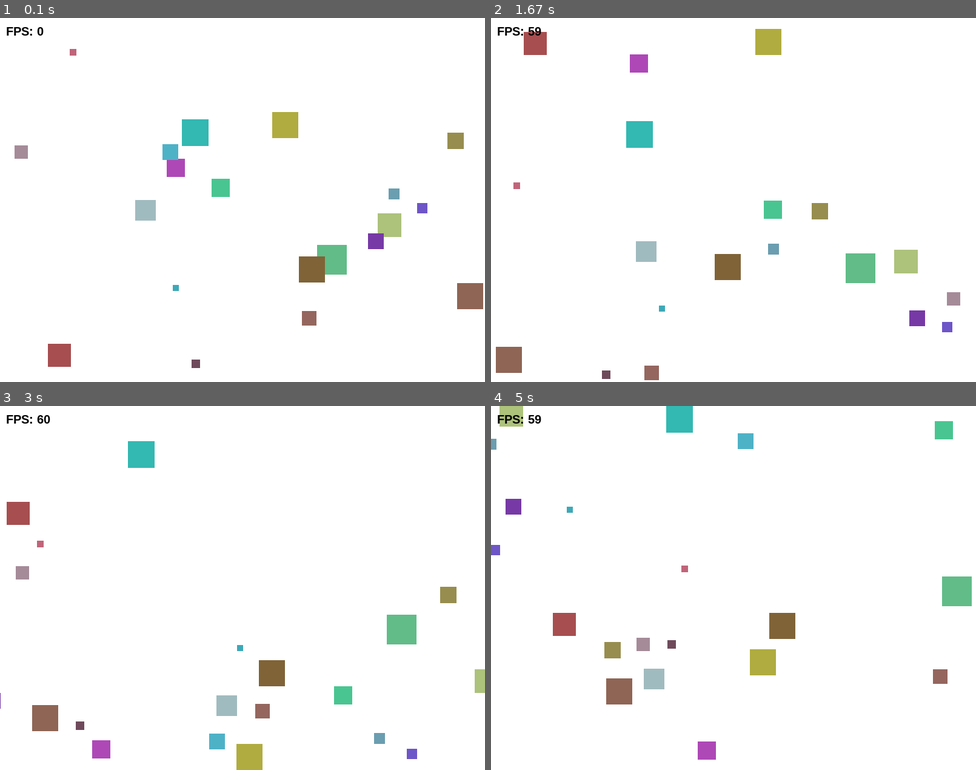
Above: before the commit, frames 1-4 (two rows, left to right).
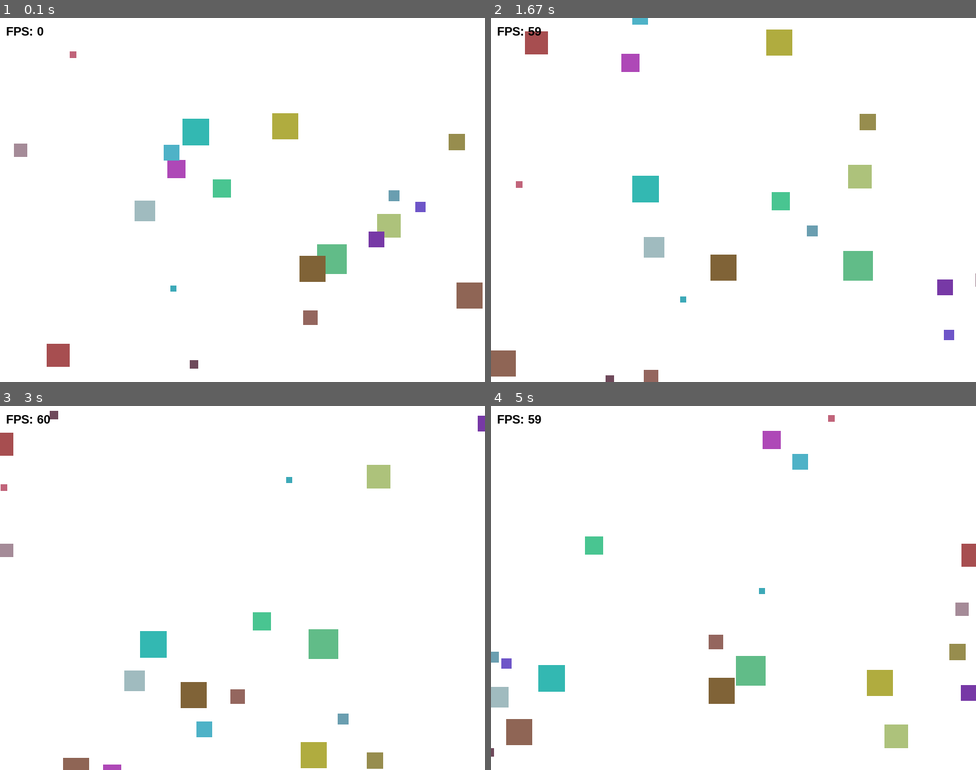
Above: after the commit, the same moments.

Repository: demod-s-tmg/lab8-pygame
Game: pygame game, started from main.py
The game is run twice, just before and just after one commit, with the same random seed, the same clock (stepped at 60 frames per second) and the same inputs.
Inputs:
- Up to frame 1 (0.1 s): no input
- Up to frame 2 (1.67 s): no input
- Up to frame 3 (3 s): no input
- Up to frame 4 (5 s): no input

The runs differ from the first frame. In frame 1, 0.6% of the frame differs, in the area x 2-100%, y 8-97%; in frame 2, 4.2%; in frame 3, 7.4%; in frame 4, 7.8%, in the area x 0-100%, y 0-98%.

Commit message:
finishing up lab 11

Diff:
--- a/main.py
+++ b/main.py
@@ -10,15 +10,14 @@
 NUM_SQUARES = 20
 MIN_SIZE = 10
 MAX_SIZE = 50
-GLOBAL_MAX_SPEED = 4.0
+GLOBAL_MAX_SPEED = 240
 V_MAX = GLOBAL_MAX_SPEED
-V_MIN = 1.0
+V_MIN = 60
+
 JITTER_PROBABILITY = 0.04
 MAX_JITTER_ANGLE = 0.12
 
 FLEE_RADIUS = 60
-
-# Added a slightly larger radius for the chase behavior.
 CHASE_RADIUS = 90
 
 BACKGROUND_COLOR = (255, 255, 255)
@@ -46,14 +45,10 @@
             random.randint(50, 200),
         )
 
-        # Record the exact time this square was created.
         self.birth_time: int = pygame.time.get_ticks()
-        # Random lifespan between 30 and 180 seconds, converted to milliseconds.
         self.lifespan: float = random.uniform(30.0, 180.0) * 1000
 
-        # Duplicated the flee pattern but reversed the logic to chase smaller squares
-
-    def chase(self, others: List["Square"]):
+    def chase(self, others: List["Square"]) -> None:
         chase_vx = 0
         chase_vy = 0
         count = 0
@@ -65,12 +60,10 @@
             if other is self:
                 continue
 
-            # Check if I am bigger than the other square
             if self.size > other.size:
                 other_center_x = other.x + other.size / 2
                 other_center_y = other.y + other.size / 2
 
-                # Calculate vector TOWARDS the other square
                 dx = other_center_x - center_x
                 dy = other_center_y - center_y
                 dist = math.hypot(dx, dy)
@@ -80,14 +73,13 @@
                     chase_vy += dy / dist
                     count += 1
 
-        # If we found prey, update our velocity towards them
         if count > 0:
             mag = math.hypot(chase_vx, chase_vy)
             if mag > 0:
                 self.vx = (chase_vx / mag) * self.max_speed
                 self.vy = (chase_vy / mag) * self.max_speed
 
-    def flee(self, others: List["Square"]):
+    def flee(self, others: List["Square"]) -> None:
         flee_vx = 0
         flee_vy = 0
         count = 0
@@ -118,8 +110,9 @@
                 self.vx = (flee_vx / mag) * self.max_speed
                 self.vy = (flee_vy / mag) * self.max_speed
 
-    def update(self):
-        if random.random() < JITTER_PROBABILITY:
+    def update(self, dt: float) -> None:
+        # Adjusted jitter probability to be frame-rate independent
+        if random.random() < JITTER_PROBABILITY * (dt * 60):
             current_angle = math.atan2(self.vy, self.vx)
             jitter = random.uniform(-MAX_JITTER_ANGLE, MAX_JITTER_ANGLE)
             new_angle = current_angle + jitter
@@ -128,10 +121,10 @@
             self.vx = math.cos(new_angle) * speed
             self.vy = math.sin(new_angle) * speed
 
-        self.x += self.vx
-        self.y += self.vy
-
-        # Screen Wrapping instead of Hard Boundaries to prevent wall pinning
+        # Multiplied velocity by delta time
+        self.x += self.vx * dt
+        self.y += self.vy * dt
+
         if self.x < -self.size:
             self.x = SCREEN_WIDTH
         elif self.x > SCREEN_WIDTH:
@@ -142,7 +135,8 @@
         elif self.y > SCREEN_HEIGHT:
             self.y = -self.size
 
-    def draw(self, screen):
+    # --- ADDED TYPE HINT FOR SCREEN HERE ---
+    def draw(self, screen: pygame.Surface) -> None:
         pygame.draw.rect(screen, self.color, (self.x, self.y, self.size, self.size))
 
 
@@ -159,12 +153,19 @@
 
 
 def main():
+    if MAX_SIZE <= MIN_SIZE:
+        raise ValueError(
+            "Configuration Error: MAX_SIZE must be strictly greater than MIN_SIZE to prevent division by zero."
+        )
+
     screen = pygame.display.set_mode((SCREEN_WIDTH, SCREEN_HEIGHT))
     pygame.display.set_caption("LAB 11 - Moving Squares Part IV")
     clock = pygame.time.Clock()
     squares = create_squares(NUM_SQUARES)
 
     font = pygame.font.SysFont("Arial", 20, bold=True)
+
+    dt = 0.0  # Initialize delta time
 
     running = True
     while running:
@@ -186,15 +187,20 @@
 
         for square in squares:
             square.chase(squares)
+            # Flee runs after chase intentionally so survival overrides hunting
             square.flee(squares)
-            square.update()
+
+        for square in squares:
+            square.update(dt)
             square.draw(screen)
 
         fps_text = font.render(f"FPS: {int(clock.get_fps())}", True, (0, 0, 0))
         screen.blit(fps_text, (10, 10))
 
         pygame.display.flip()
-        clock.tick(FPS)
+
+        # Calculate delta time in seconds for the next frame
+        dt = clock.tick(FPS) / 1000.0
 
     pygame.quit()
 
Not shown, changed: JOURNAL.md
Not shown, changed: MY_NOTES.md
Not shown, changed: docs/code_explorer.html
Not shown, added: docs/code_explorer_v2.html
